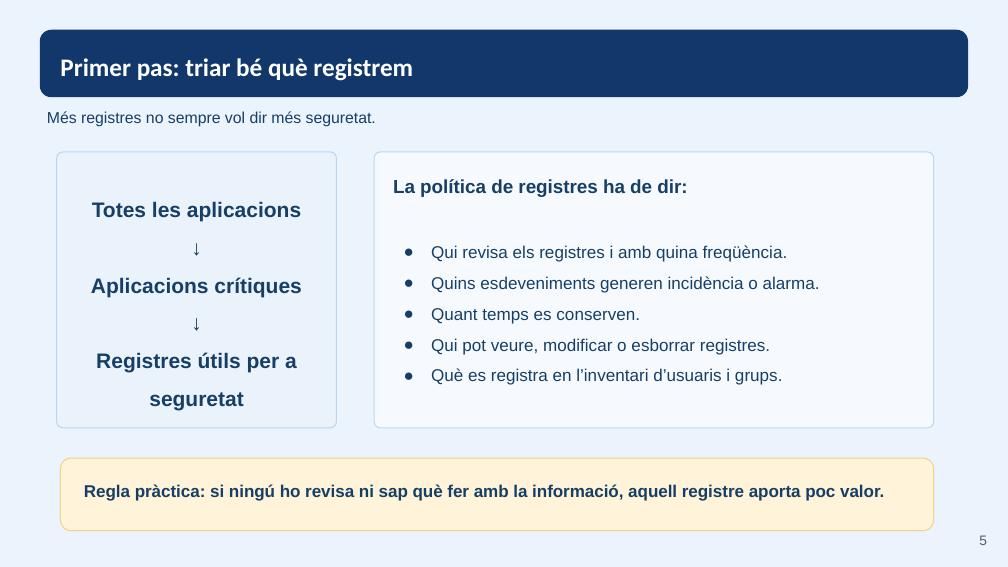
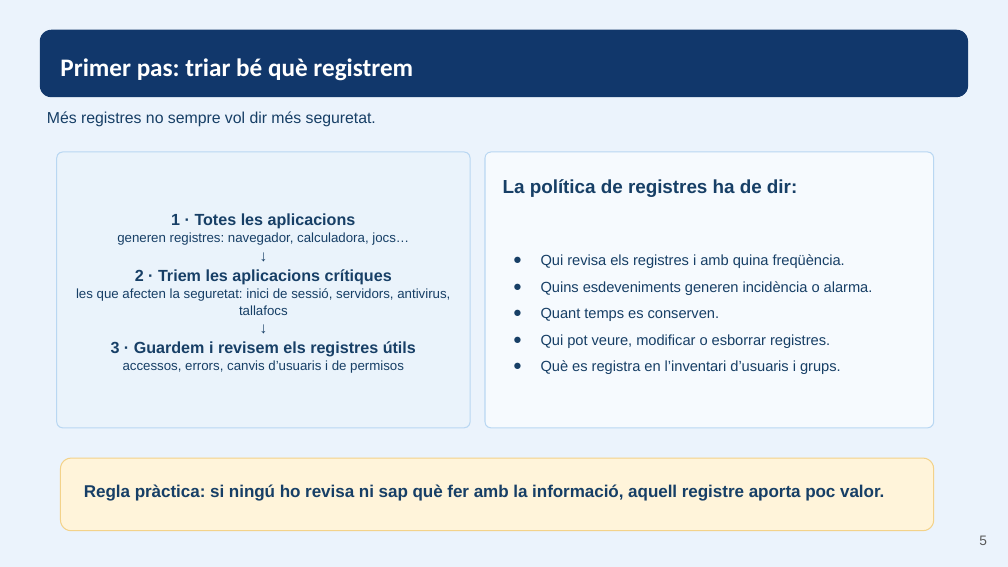
Before and after one commit to ejgutierrez74/smx-seguretat-informatica, a slide deck: slide 5 of materials-ra1/part-vii.pptx. Drawn at 1008x567 pixels with LibreOffice and Linux fonts; fonts in the diff are those of the drawing. Boxes give left, top, right and bottom in pixels: in the first picture for what was removed or moved away, otherwise in the second. Text is boxed around its words. In the diff, an @@ line names an element or a change of style, - is before the commit and + after.

```diff
--- a/materials-ra1/part-vii.pptx
+++ b/materials-ra1/part-vii.pptx
@@ rounded rectangle: place and size @@
-rounded rectangle at box(56, 152, 337, 428)
+rounded rectangle at box(56, 152, 470, 428)
@@ text "1 · Totes les aplicacions": place and size @@
-text "1 · Totes les aplicacions" at box(91, 201, 301, 410)
+text "1 · Totes les aplicacions" at box(76, 213, 450, 373)
@@ text "1 · Totes les aplicacions" at box(76, 213, 450, 373): size 15 to 11 pt in "↓", "↓"; line spacing 1.5 to 1 @@
@@ rounded rectangle: place and size @@
-rounded rectangle at box(374, 152, 933, 428)
+rounded rectangle at box(485, 152, 933, 428)
@@ text "La política de registres ha ...": place and size @@
-text "La política de registres ha ..." at box(393, 179, 687, 197)
+text "La política de registres ha ..." at box(503, 179, 797, 197)
@@ text at box(117, 213, 409, 245): text changed; size 15 to 9.5 pt; bold off @@
-Totes les aplicacions
+1 · Totes les aplicacions
+generen registres: navegador, calculadora, jocs…
@@ text "Qui revisa els registres i ...": place and size @@
-text "Qui revisa els registres i ..." at box(431, 245, 820, 385)
+text "Qui revisa els registres i ..." at box(541, 254, 873, 374)
@@ text "Qui revisa els registres i ..." at box(541, 254, 873, 374): size 12.2 to 10.5 pt @@
@@ text at box(76, 269, 450, 315): text changed; size 15 to 9.5 pt; bold off @@
-Aplicacions crítiques
+2 · Triem les aplicacions crítiques
+les que afecten la seguretat: inici de sessió, servidors, antivirus, tallafocs
@@ text at box(111, 341, 416, 373): text changed; size 15 to 9.5 pt; bold off @@
-Registres útils per a seguretat
+3 · Guardem i revisem els registres útils
+accessos, errors, canvis d’usuaris i de permisos
```
Also in this commit, not shown: 11 other slides changed, 6 slides added, 2 slides removed, 16 other files.
